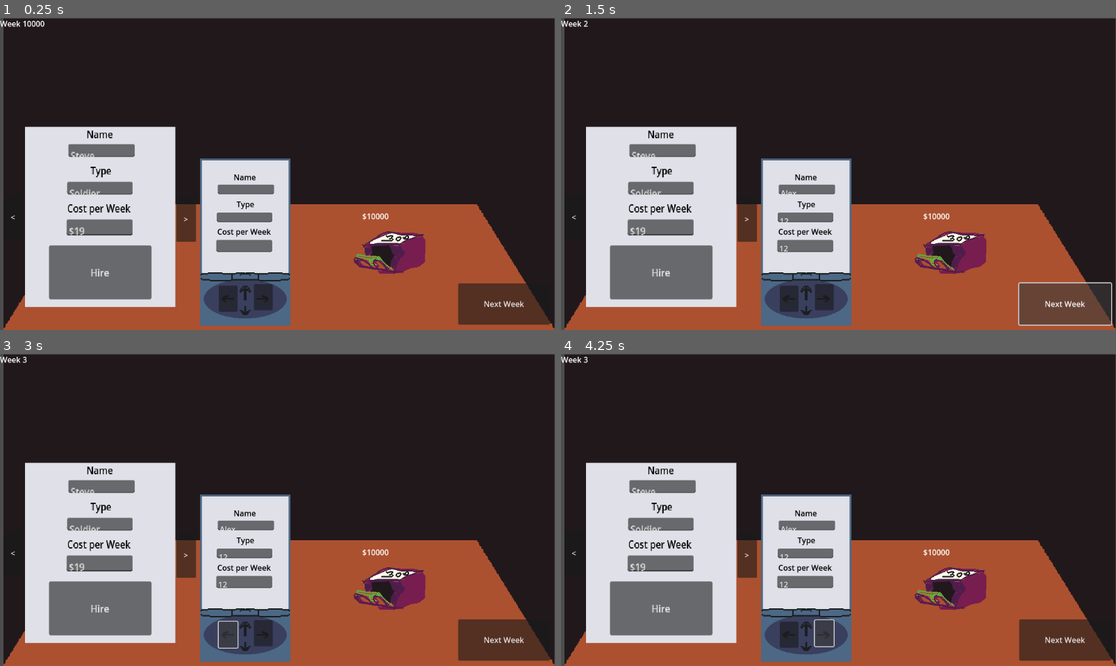
Above: before the commit, frames 1-4 (two rows, left to right).
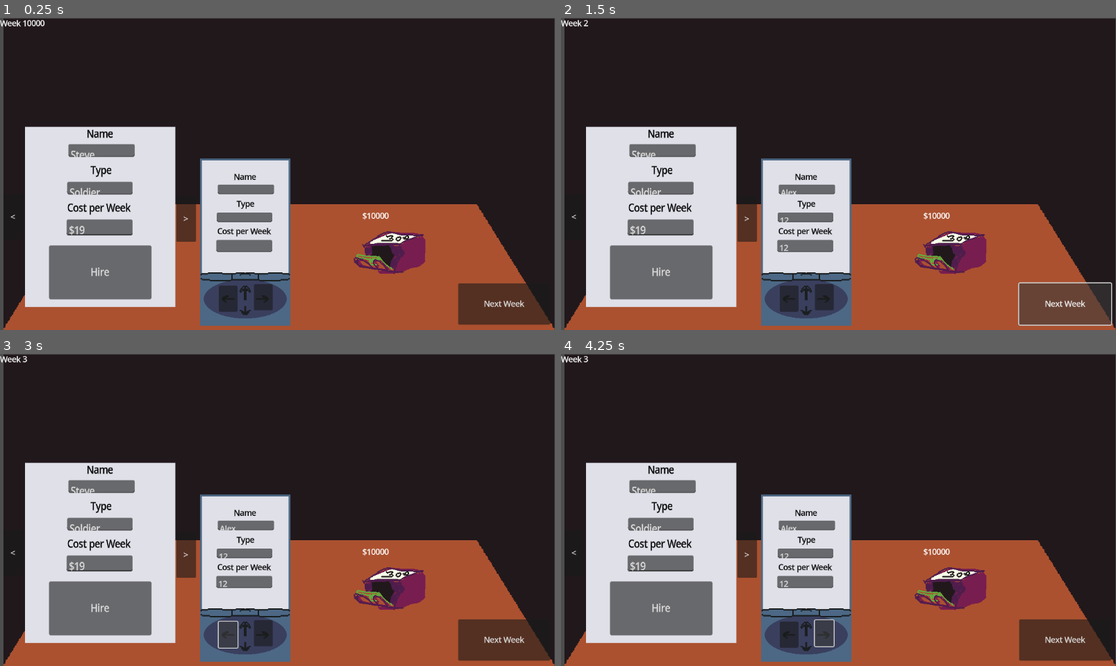
Above: after the commit, the same moments.

Repository: deruitda/ludum-dare-58
Game: Godot game, scene res://main.tscn
The game is run twice, just before and just after one commit, with the same random seed, the same clock (stepped at 60 frames per second) and the same inputs.
Inputs (mouse positions are in pixels of both pictures, inside the frame that each line leads up to):
- Up to frame 1 (0.25 s): no input
- Up to frame 2 (1.5 s): click (805, 189) at 0.52 s; type "Alex" at 0.6 s; click (805, 217) at 0.75 s; type "12" at 0.83 s; click (805, 245) at 0.98 s; type "12" at 1.07 s; click "Next Week" at 1.25 s
- Up to frame 3 (3 s): click "Next Week" at 2 s; click (227, 634) at 2.75 s
- Up to frame 4 (4.25 s): click (821, 634) at 3.5 s

The runs differ from the first frame. In frame 1, 0.9% of the frame differs, in the area x 0-95%, y 0-93%; in frame 2, 0.9%; in frame 3, 0.9%; in frame 4, 0.9%.
Error in both runs: Out of bounds get index '-1' (on base: 'Array[Worker]') (res://desk/phone.gd:47)

Commit message:
ceiling fan and binder work

Diff:
--- a/project.godot
+++ b/project.godot
@@ -20,6 +20,10 @@
 GameState="*res://states/game_state.gd"
 SignalBus="*res://signal_buses/signal_bus.gd"
 
+[gui]
+
+theme/default_font_multichannel_signed_distance_field=true
+
 [rendering]
 
 textures/canvas_textures/default_texture_filter=0
--- /dev/null
+++ b/scenes/binder/binder-base.tscn
@@ -0,0 +1,108 @@
+[gd_scene load_steps=6 format=3 uid="uid://dx4fh10vgnuhk"]
+
+[ext_resource type="Texture2D" uid="uid://d355ftby527bc" path="res://assets/proto/paper.png" id="1_w1wq0"]
+[ext_resource type="LabelSettings" uid="uid://djkpwc0lasqli" path="res://desk/Resumes/resume_label.tres" id="2_b1eng"]
+[ext_resource type="PackedScene" uid="uid://dsf0578qhhgyk" path="res://scenes/income-data-row/income-data-row.tscn" id="3_b1eng"]
+
+[sub_resource type="AtlasTexture" id="AtlasTexture_x8ktw"]
+atlas = ExtResource("1_w1wq0")
+region = Rect2(0, 0, 264, 277)
+
+[sub_resource type="SpriteFrames" id="SpriteFrames_evvlh"]
+animations = [{
+"frames": [{
+"duration": 1.0,
+"texture": SubResource("AtlasTexture_x8ktw")
+}],
+"loop": true,
+"name": &"default",
+"speed": 5.0
+}]
+
+[node name="BinderBase" type="Node2D"]
+
+[node name="AnimatedSprite2D" type="AnimatedSprite2D" parent="."]
+position = Vector2(66, 69.25)
+scale = Vector2(0.5, 0.5)
+sprite_frames = SubResource("SpriteFrames_evvlh")
+
+[node name="Control" type="Control" parent="."]
+layout_mode = 3
+anchors_preset = 0
+offset_right = 132.0
+offset_bottom = 139.0
+
+[node name="Forecasted Incom" type="Label" parent="Control"]
+layout_mode = 0
+offset_left = 2.0
+offset_top = 15.0
+offset_right = 149.0
+offset_bottom = 38.0
+scale = Vector2(0.31999952, 0.32000005)
+text = "Forecasted Income"
+label_settings = ExtResource("2_b1eng")
+metadata/_edit_use_anchors_ = true
+
+[node name="Money in da Bank" type="Label" parent="Control"]
+layout_mode = 0
+offset_left = 2.0
+offset_top = 7.0
+offset_right = 149.0
+offset_bottom = 30.0
+scale = Vector2(0.31999952, 0.32000005)
+text = "Money in the bank"
+label_settings = ExtResource("2_b1eng")
+
+[node name="Income Streams" type="Label" parent="Control"]
+layout_mode = 1
+anchors_preset = -1
+anchor_left = 0.28800002
+anchor_top = 0.23700002
+anchor_right = 0.64400005
+anchor_bottom = 0.29000002
+offset_left = 1.9839973
+offset_top = -0.9430008
+offset_right = 104.99223
+offset_bottom = 14.689999
+scale = Vector2(0.31999952, 0.32000005)
+text = "Income Streams"
+label_settings = ExtResource("2_b1eng")
+horizontal_alignment = 1
+
+[node name="Income Streams2" type="Label" parent="Control"]
+layout_mode = 1
+anchors_preset = -1
+anchor_left = 0.28800002
+anchor_top = 0.23700002
+anchor_right = 0.64400005
+anchor_bottom = 0.29000002
+offset_left = 1.9839973
+offset_top = -0.9430008
+offset_right = 104.99223
+offset_bottom = 14.689999
+scale = Vector2(0.31999952, 0.32000005)
+text = "Income Streams"
+label_settings = ExtResource("2_b1eng")
+horizontal_alignment = 1
+
+[node name="Control" type="Control" parent="Control"]
+anchors_preset = 0
+offset_left = 16.0
+offset_top = 40.0
+offset_right = 120.0
+offset_bottom = 128.0
+
+[node name="VScrollBar" type="VScrollBar" parent="Control/Control"]
+layout_mode = 0
+offset_left = 106.0
+offset_right = 114.0
+offset_bottom = 88.0
+step = 10.0
+
+[node name="VBoxContainer" parent="Control/Control" instance=ExtResource("3_b1eng")]
+layout_mode = 1
+offset_left = -10.0
+offset_top = 1.0
+offset_right = 420.0
+offset_bottom = 65.0
+scale = Vector2(0.24000072, 0.28000185)
--- /dev/null
+++ b/scenes/ceiling-fan.tscn
@@ -0,0 +1,130 @@
+[gd_scene load_steps=19 format=3 uid="uid://b4uimt1clhey4"]
+
+[ext_resource type="Texture2D" uid="uid://dnlvnk5ufkk2f" path="res://assets/final/ceiling-fan-capo.png" id="1_7yoin"]
+
+[sub_resource type="AtlasTexture" id="AtlasTexture_mg8d4"]
+atlas = ExtResource("1_7yoin")
+region = Rect2(0, 0, 128, 36)
+
+[sub_resource type="AtlasTexture" id="AtlasTexture_wat4d"]
+atlas = ExtResource("1_7yoin")
+region = Rect2(128, 0, 128, 36)
+
+[sub_resource type="AtlasTexture" id="AtlasTexture_mndvh"]
+atlas = ExtResource("1_7yoin")
+region = Rect2(256, 0, 128, 36)
+
+[sub_resource type="AtlasTexture" id="AtlasTexture_a3u28"]
+atlas = ExtResource("1_7yoin")
+region = Rect2(384, 0, 128, 36)
+
+[sub_resource type="AtlasTexture" id="AtlasTexture_1ix3x"]
+atlas = ExtResource("1_7yoin")
+region = Rect2(512, 0, 128, 36)
+
+[sub_resource type="AtlasTexture" id="AtlasTexture_8vub6"]
+atlas = ExtResource("1_7yoin")
+region = Rect2(640, 0, 128, 36)
+
+[sub_resource type="AtlasTexture" id="AtlasTexture_fc2jg"]
+atlas = ExtResource("1_7yoin")
+region = Rect2(768, 0, 128, 36)
+
+[sub_resource type="AtlasTexture" id="AtlasTexture_vha4w"]
+atlas = ExtResource("1_7yoin")
+region = Rect2(896, 0, 128, 36)
+
+[sub_resource type="AtlasTexture" id="AtlasTexture_rxm4o"]
+atlas = ExtResource("1_7yoin")
+region = Rect2(1024, 0, 128, 36)
+
+[sub_resource type="AtlasTexture" id="AtlasTexture_3axac"]
+atlas = ExtResource("1_7yoin")
+region = Rect2(1152, 0, 128, 36)
+
+[sub_resource type="AtlasTexture" id="AtlasTexture_6cnhk"]
+atlas = ExtResource("1_7yoin")
+region = Rect2(1280, 0, 128, 36)
+
+[sub_resource type="AtlasTexture" id="AtlasTexture_5mnye"]
+atlas = ExtResource("1_7yoin")
+region = Rect2(1408, 0, 128, 36)
+
+[sub_resource type="AtlasTexture" id="AtlasTexture_6io2a"]
+atlas = ExtResource("1_7yoin")
+region = Rect2(1536, 0, 128, 36)
+
+[sub_resource type="AtlasTexture" id="AtlasTexture_d4533"]
+atlas = ExtResource("1_7yoin")
+region = Rect2(1664, 0, 128, 36)
+
+[sub_resource type="AtlasTexture" id="AtlasTexture_6gssv"]
+atlas = ExtResource("1_7yoin")
+region = Rect2(1792, 0, 128, 36)
+
+[sub_resource type="AtlasTexture" id="AtlasTexture_ihkg6"]
+atlas = ExtResource("1_7yoin")
+region = Rect2(1920, 0, 128, 36)
+
+[sub_resource type="SpriteFrames" id="SpriteFrames_7uyov"]
+animations = [{
+"frames": [{
+"duration": 1.0,
+"texture": SubResource("AtlasTexture_mg8d4")
+}, {
+"duration": 1.0,
+"texture": SubResource("AtlasTexture_wat4d")
+}, {
+"duration": 1.0,
+"texture": SubResource("AtlasTexture_mndvh")
+}, {
+"duration": 1.0,
+"texture": SubResource("AtlasTexture_a3u28")
+}, {
+"duration": 1.0,
+"texture": SubResource("AtlasTexture_1ix3x")
+}, {
+"duration": 1.0,
+"texture": SubResource("AtlasTexture_8vub6")
+}, {
+"duration": 1.0,
+"texture": SubResource("AtlasTexture_fc2jg")
+}, {
+"duration": 1.0,
+"texture": SubResource("AtlasTexture_vha4w")
+}, {
+"duration": 1.0,
+"texture": SubResource("AtlasTexture_rxm4o")
+}, {
+"duration": 1.0,
+"texture": SubResource("AtlasTexture_3axac")
+}, {
+"duration": 1.0,
+"texture": SubResource("AtlasTexture_6cnhk")
+}, {
+"duration": 1.0,
+"texture": SubResource("AtlasTexture_5mnye")
+}, {
+"duration": 1.0,
+"texture": SubResource("AtlasTexture_6io2a")
+}, {
+"duration": 1.0,
+"texture": SubResource("AtlasTexture_d4533")
+}, {
+"duration": 1.0,
+"texture": SubResource("AtlasTexture_6gssv")
+}, {
+"duration": 1.0,
+"texture": SubResource("AtlasTexture_ihkg6")
+}],
+"loop": true,
+"name": &"default",
+"speed": 15.0
+}]
+
+[node name="CeilingFan" type="Node2D"]
+
+[node name="AnimatedSprite2D" type="AnimatedSprite2D" parent="."]
+sprite_frames = SubResource("SpriteFrames_7uyov")
+autoplay = "default"
+frame_progress = 0.3127806
--- /dev/null
+++ b/scenes/income-data-row/income-data-row.tscn
@@ -0,0 +1,185 @@
+[gd_scene load_steps=6 format=3 uid="uid://dsf0578qhhgyk"]
+
+[ext_resource type="Texture2D" uid="uid://btt5dlu1r12te" path="res://assets/proto/money-counter.png" id="1_vtebg"]
+
+[sub_resource type="Gradient" id="Gradient_cabeh"]
+
+[sub_resource type="GradientTexture2D" id="GradientTexture2D_0n6gc"]
+gradient = SubResource("Gradient_cabeh")
+
+[sub_resource type="Gradient" id="Gradient_5iqje"]
+
+[sub_resource type="GradientTexture2D" id="GradientTexture2D_8pqwb"]
+gradient = SubResource("Gradient_5iqje")
+fill_from = Vector2(1, 0)
+fill_to = Vector2(0.0066006603, 0)
+
+[node name="Panel" type="Panel"]
+offset_right = 474.9994
+offset_bottom = 125.00031
+scale = Vector2(0.3200004, 0.28000185)
+
+[node name="VBoxContainer" type="VBoxContainer" parent="."]
+layout_mode = 1
+offset_right = 474.9994
+offset_bottom = 533.33466
+
+[node name="IncomeDataRow" type="HBoxContainer" parent="VBoxContainer"]
+layout_mode = 2
+
+[node name="ImageTextureRect" type="TextureRect" parent="VBoxContainer/IncomeDataRow"]
+custom_minimum_size = Vector2(64, 64)
+layout_mode = 2
+size_flags_horizontal = 4
+size_flags_vertical = 4
+texture = ExtResource("1_vtebg")
+expand_mode = 3
+
+[node name="DescriptionLabel" type="Label" parent="VBoxContainer/IncomeDataRow"]
+custom_minimum_size = Vector2(10, 10)
+layout_mode = 2
+size_flags_vertical = 1
+text = "Collect Debt from Mario Pizzaface"
+horizontal_alignment = 1
+
+[node name="Status" type="Label" parent="VBoxContainer/IncomeDataRow"]
+layout_mode = 2
+size_flags_horizontal = 4
+text = "Idle"
+horizontal_alignment = 1
+
+[node name="DetailsButton" type="TextureButton" parent="VBoxContainer/IncomeDataRow"]
+layout_mode = 2
+size_flags_horizontal = 0
+size_flags_vertical = 0
+texture_normal = SubResource("GradientTexture2D_0n6gc")
+texture_pressed = SubResource("GradientTexture2D_8pqwb")
+stretch_mode = 0
+
+[node name="IncomeDataRow2" type="HBoxContainer" parent="VBoxContainer"]
+layout_mode = 2
+
+[node name="ImageTextureRect" type="TextureRect" parent="VBoxContainer/IncomeDataRow2"]
+custom_minimum_size = Vector2(64, 64)
+layout_mode = 2
+size_flags_horizontal = 4
+size_flags_vertical = 4
+texture = ExtResource("1_vtebg")
+expand_mode = 3
+
+[node name="DescriptionLabel" type="Label" parent="VBoxContainer/IncomeDataRow2"]
+custom_minimum_size = Vector2(10, 10)
+layout_mode = 2
+size_flags_vertical = 1
+text = "Collect Debt from Mario Pizzaface"
+horizontal_alignment = 1
+
+[node name="Status" type="Label" parent="VBoxContainer/IncomeDataRow2"]
+layout_mode = 2
+size_flags_horizontal = 4
+text = "Idle"
+horizontal_alignment = 1
+
+[node name="DetailsButton" type="TextureButton" parent="VBoxContainer/IncomeDataRow2"]
+layout_mode = 2
+size_flags_horizontal = 0
+size_flags_vertical = 0
+texture_normal = SubResource("GradientTexture2D_0n6gc")
+texture_pressed = SubResource("GradientTexture2D_8pqwb")
+stretch_mode = 0
+
+[node name="IncomeDataRow3" type="HBoxContainer" parent="VBoxContainer"]
+layout_mode = 2
+
+[node name="ImageTextureRect" type="TextureRect" parent="VBoxContainer/IncomeDataRow3"]
+custom_minimum_size = Vector2(64, 64)
+layout_mode = 2
+size_flags_horizontal = 4
+size_flags_vertical = 4
+texture = ExtResource("1_vtebg")
+expand_mode = 3
+
+[node name="DescriptionLabel" type="Label" parent="VBoxContainer/IncomeDataRow3"]
+custom_minimum_size = Vector2(10, 10)
+layout_mode = 2
+size_flags_vertical = 1
+text = "Collect Debt from Mario Pizzaface"
+horizontal_alignment = 1
+
+[node name="Status" type="Label" parent="VBoxContainer/IncomeDataRow3"]
+layout_mode = 2
+size_flags_horizontal = 4
+text = "Idle"
+horizontal_alignment = 1
+
+[node name="DetailsButton" type="TextureButton" parent="VBoxContainer/IncomeDataRow3"]
+layout_mode = 2
+size_flags_horizontal = 0
+size_flags_vertical = 0
+texture_normal = SubResource("GradientTexture2D_0n6gc")
+texture_pressed = SubResource("GradientTexture2D_8pqwb")
+stretch_mode = 0
+
+[node name="IncomeDataRow4" type="HBoxContainer" parent="VBoxContainer"]
+layout_mode = 2
+
+[node name="ImageTextureRect" type="TextureRect" parent="VBoxContainer/IncomeDataRow4"]
+custom_minimum_size = Vector2(64, 64)
+layout_mode = 2
+size_flags_horizontal = 4
+size_flags_vertical = 4
+texture = ExtResource("1_vtebg")
+expand_mode = 3
+
+[node name="DescriptionLabel" type="Label" parent="VBoxContainer/IncomeDataRow4"]
+custom_minimum_size = Vector2(10, 10)
+layout_mode = 2
+size_flags_vertical = 1
+text = "Collect Debt from Mario Pizzaface"
+horizontal_alignment = 1
+
+[node name="Status" type="Label" parent="VBoxContainer/IncomeDataRow4"]
+layout_mode = 2
+size_flags_horizontal = 4
+text = "Idle"
+horizontal_alignment = 1
+
+[node name="DetailsButton" type="TextureButton" parent="VBoxContainer/IncomeDataRow4"]
+layout_mode = 2
+size_flags_horizontal = 0
+size_flags_vertical = 0
+texture_normal = SubResource("GradientTexture2D_0n6gc")
+texture_pressed = SubResource("GradientTexture2D_8pqwb")
+stretch_mode = 0
+
+[node name="IncomeDataRow5" type="HBoxContainer" parent="VBoxContainer"]
+layout_mode = 2
+
+[node name="ImageTextureRect" type="TextureRect" parent="VBoxContainer/IncomeDataRow5"]
+custom_minimum_size = Vector2(64, 64)
+layout_mode = 2
+size_flags_horizontal = 4
+size_flags_vertical = 4
+texture = ExtResource("1_vtebg")
+expand_mode = 3
+
+[node name="DescriptionLabel" type="Label" parent="VBoxContainer/IncomeDataRow5"]
+custom_minimum_size = Vector2(10, 10)
+layout_mode = 2
+size_flags_vertical = 1
+text = "Collect Debt from Mario Pizzaface"
+horizontal_alignment = 1
+
+[node name="Status" type="Label" parent="VBoxContainer/IncomeDataRow5"]
+layout_mode = 2
+size_flags_horizontal = 4
+text = "Idle"
+horizontal_alignment = 1
+
+[node name="DetailsButton" type="TextureButton" parent="VBoxContainer/IncomeDataRow5"]
+layout_mode = 2
+size_flags_horizontal = 0
+size_flags_vertical = 0
+texture_normal = SubResource("GradientTexture2D_0n6gc")
+texture_pressed = SubResource("GradientTexture2D_8pqwb")
+stretch_mode = 0
